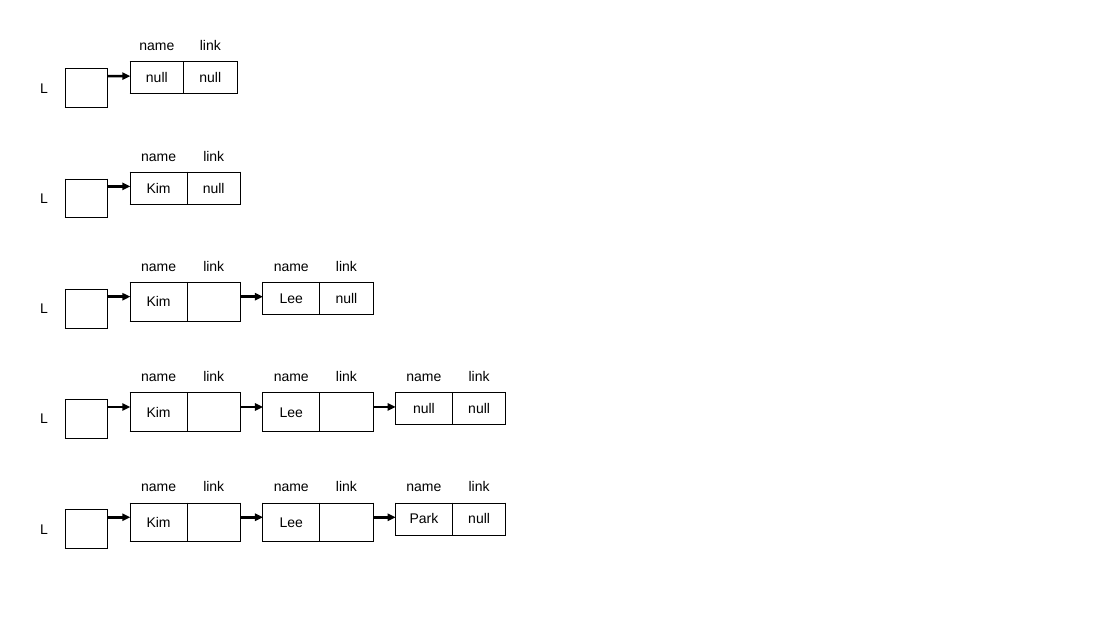
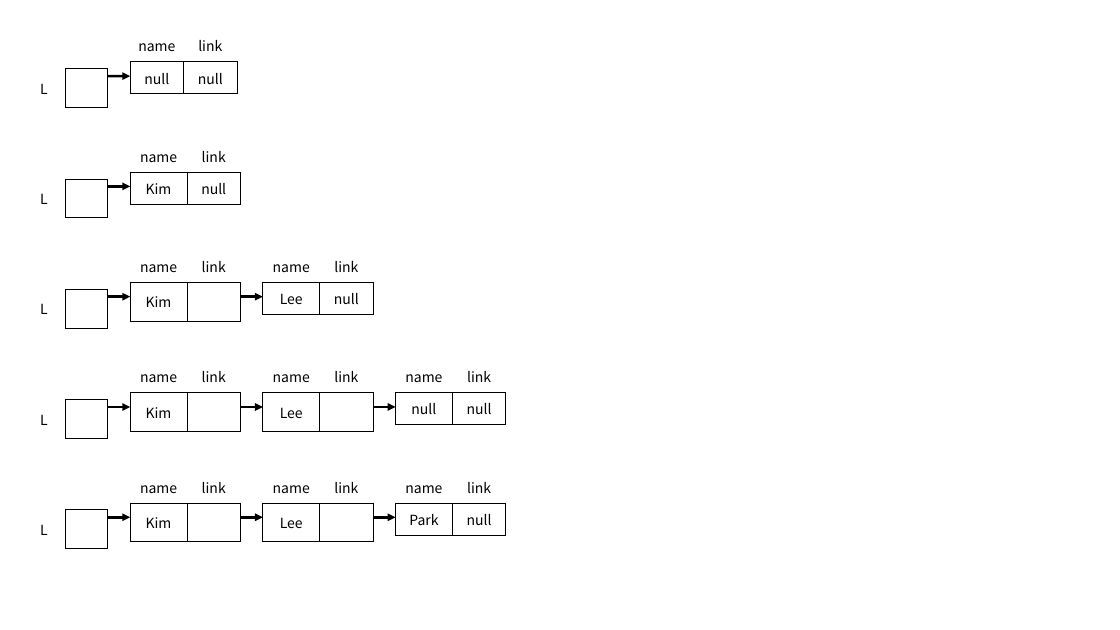
Before and after one commit to Rap0d/rap0d.github.io, a slide deck: slide 12 of assets/form/matrix.pptx. Drawn at 1120x630 pixels with LibreOffice and Linux fonts; fonts in the diff are those of the drawing. Boxes give left, top, right and bottom in pixels: in the first picture for what was removed or moved away, otherwise in the second. Text is boxed around its words. In the diff, an @@ line names an element or a change of style, - is before the commit and + after.

```diff
--- a/assets/form/matrix.pptx
+++ b/assets/form/matrix.pptx
@@ table at [23,30,108,98] @@
@@ font Arial to Noto Sans CJK KR @@
@@ table at [130,30,238,94] @@
@@ font Arial to Noto Sans CJK KR @@
@@ table at [23,140,108,208] @@
@@ font Arial to Noto Sans CJK KR @@
@@ table at [130,140,241,204] @@
@@ font Arial to Noto Sans CJK KR @@
@@ table at [23,250,108,318] @@
@@ font Arial to Noto Sans CJK KR @@
@@ table at [130,250,241,314] @@
@@ font Arial to Noto Sans CJK KR @@
@@ table at [263,250,374,314] @@
@@ font Arial to Noto Sans CJK KR @@
@@ table at [23,360,108,429] @@
@@ font Arial to Noto Sans CJK KR @@
@@ table at [130,360,241,424] @@
@@ font Arial to Noto Sans CJK KR @@
@@ table at [263,360,374,424] @@
@@ font Arial to Noto Sans CJK KR @@
@@ table at [396,360,507,424] @@
@@ font Arial to Noto Sans CJK KR @@
@@ table at [23,471,108,539] @@
@@ font Arial to Noto Sans CJK KR @@
@@ table at [130,471,241,535] @@
@@ font Arial to Noto Sans CJK KR @@
@@ table at [263,471,374,535] @@
@@ font Arial to Noto Sans CJK KR @@
@@ table at [396,471,507,535] @@
@@ font Arial to Noto Sans CJK KR @@
```
Also in this commit, not shown: 12 other slides changed, 1 slide added, 1 other file.
